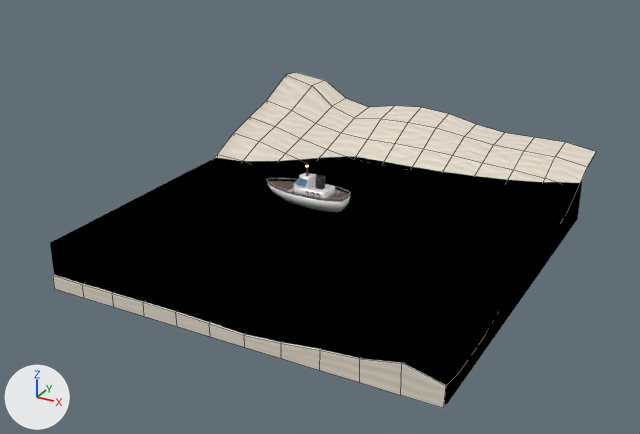
An edit to the Blender file assets/blender_water_simulation.blend, drawn before and after from the same camera.
One viewpoint serves both versions: a 50 mm camera at (24.1, -42.5, 20.3) aimed at (2.5, -3.2, 0.6). Every picture has the same lights, and +X, +Y and +Z are marked at lower left. Mesh edges are drawn as thin lines on the coarser meshes.

In view in the first picture: 'Sand', 'Ship', 'Water'.
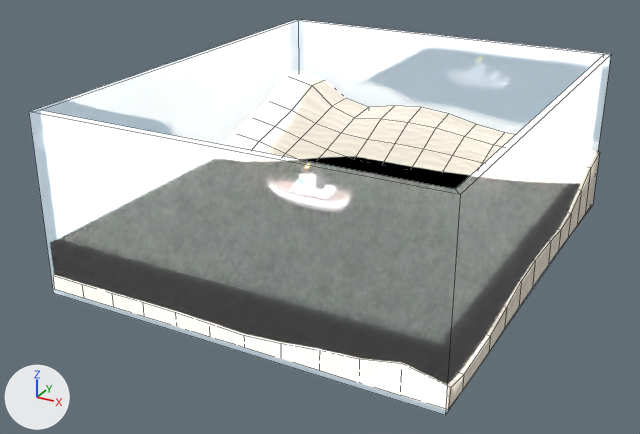
Commit message: Add glass aquarium

The change, as a diff of the scene's bpy script:
```diff
--- a/assets/blender_water_simulation.blend.py
+++ b/assets/blender_water_simulation.blend.py
@@ mat_material @@
+mat_material = bpy.data.materials.new('Material')
+# nodes: AddShader, BsdfPrincipled, BsdfTransparent, MixShader, OutputMaterial
+# colours: black #2e2e2e
@@ me_plane_003 @@
 # used by ob_sand; location = (3.39, -0.01, -0.64); scale = (7.59, 7.59, 7.59)
-me_plane_003.from_pydata(...)  # 167 vertices, 143 faces; spans x -1.4..1.41, y -1.82..1.44, z -0.1..0.67
+me_plane_003.from_pydata(...)  # 188 vertices, 165 faces; spans x -1.4..1.44, y -1.82..1.44, z -0.13..0.67
+# me_plane_003 part 1
+# 13 vertices in x 1.4..1.41, y -1.82..1.43, z -0.1..0.35 move by (0.03, 0.0, 0.0)
+# 21 vertices are added at x -1.09..1.44, y -1.62..1.44, z -0.13..-0.09
+# 22 new faces join them, smooth
+# me_plane_003 part 2: 22 kept faces spanning x -1.4..1.44, y -1.82..1.44, z -0.1..0.67 get new texture (UV) coordinates
 me_plane_003.materials.append(mat_sand)
@@ me_cube @@
+me_cube.from_pydata([(7.2, 7.2, 7.9), (7.2, 7.2, 0.5), (7.2, -11.8, 7.9), (7.2, -11.8, 0.5), (-7.2, 7.2, 7.9), (-7.2, 7.2, 0.5), (-7.2, -11.8, 7.9), (-7.2, -11.8, 0.5), (7.0, 6.9, 7.9), (7.0, -11.5, 7.9), (-7.0, 6.9, 7.9), (-7.0, -11.5, 7.9), (7.0, 6.9, 0.6), (7.0, -11.5, 0.6), (-7.0, 6.9, 0.6), (-7.0, -11.5, 0.6)], [], [(4, 6, 11, 10), (3, 2, 6, 7), (7, 6, 4, 5), (5, 1, 3, 7), (1, 0, 2, 3), (5, 4, 0, 1), (2, 0, 8, 9), (0, 4, 10, 8), (6, 2, 9, 11), (8, 10, 14, 12), (9, 8, 12, 13), (10, 11, 15, 14), (11, 9, 13, 15), (13, 12, 14, 15)])
+me_cube.materials.append(mat_material)
@@ ob_glass_walls @@
+ob_glass_walls = bpy.data.objects.new('Glass walls', me_cube)
+ob_glass_walls.location = (3.44, 1.64, -2.25)
+ob_glass_walls.scale = (1.48, 1.32, 1.3)
```

Pixel boxes (x1, y1, x2, y2) of what changed, in the pictures (640 x 434 px):
'Glass walls', added: after (29, 19, 611, 415)
'Sand', reshaped: before (53, 72, 596, 408); after (229, 73, 600, 410)
part 1 of me_plane_003, built on: before (400, 142, 596, 408); after (446, 152, 600, 410)
part 2 of me_plane_003, surface changed: before (53, 276, 401, 395)
'Water', unchanged, covered by the edit: before (50, 156, 582, 405); after (301, 156, 470, 189)
'Ship', unchanged, covered by the edit: before (267, 163, 350, 212)
